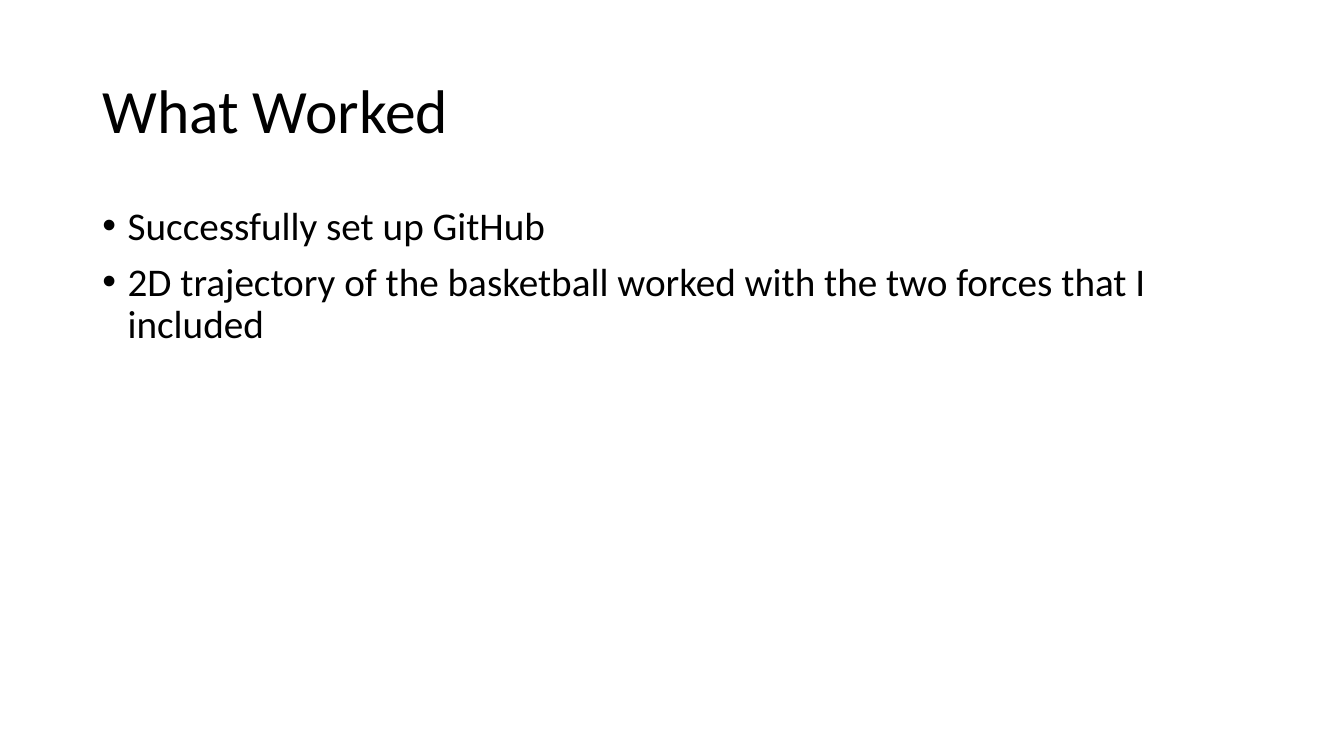
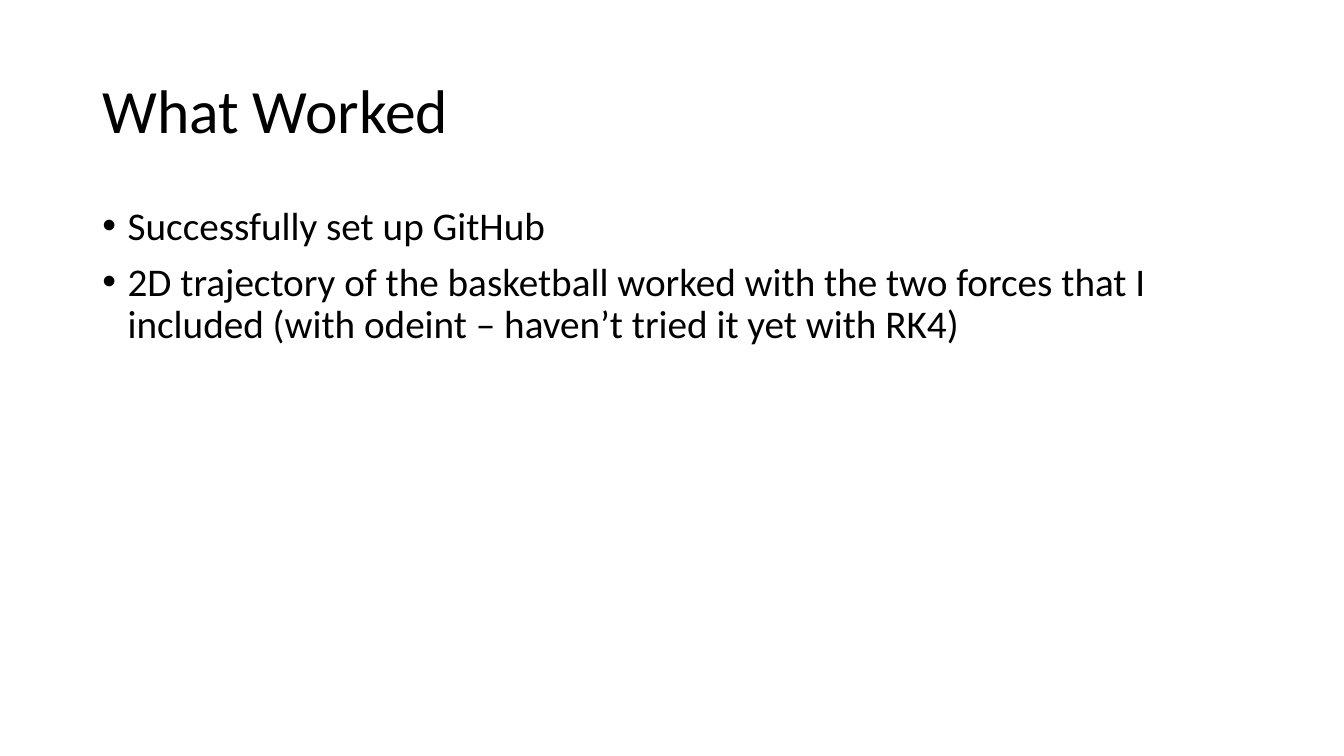
Before and after one commit to cawelch/hoop-never-misses, a slide deck: slide 3 of Weekly Presentations/Week1.pptx. Drawn at 1344x756 pixels with LibreOffice and Linux fonts; fonts in the diff are those of the drawing. Boxes give left, top, right and bottom in pixels: in the first picture for what was removed or moved away, otherwise in the second. Text is boxed around its words. In the diff, an @@ line names an element or a change of style, - is before the commit and + after.

```diff
--- a/Weekly Presentations/Week1.pptx
+++ b/Weekly Presentations/Week1.pptx
@@ text at box(128, 268, 1145, 345): text changed @@
-• 2D trajectory of the basketball worked with the two forces that I included
+• 2D trajectory of the basketball worked with the two forces that I included (with odeint – haven’t tried it yet with RK4)
```
Also in this commit, not shown: 1 other slide changed, 1 other file.
